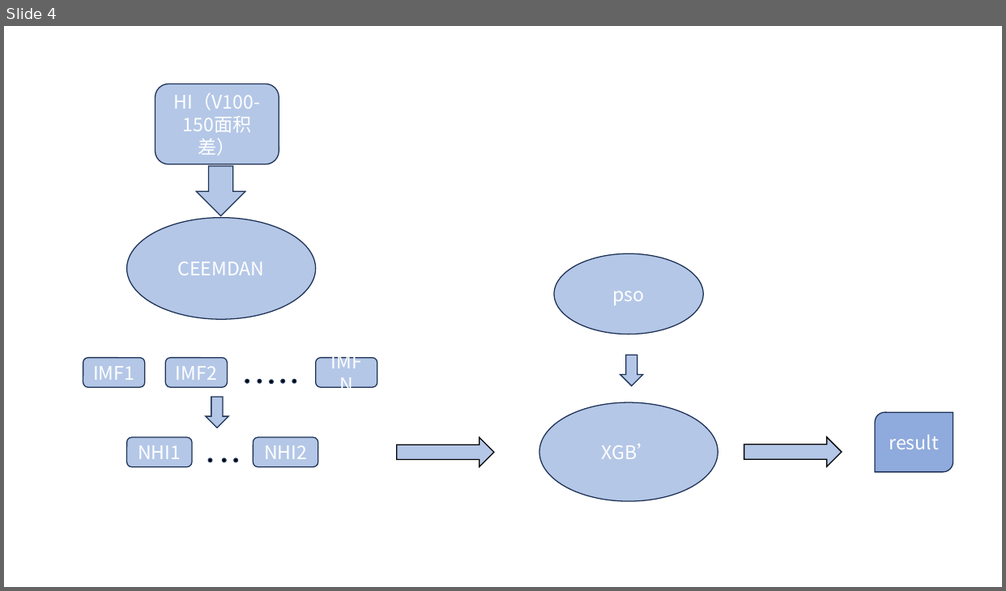
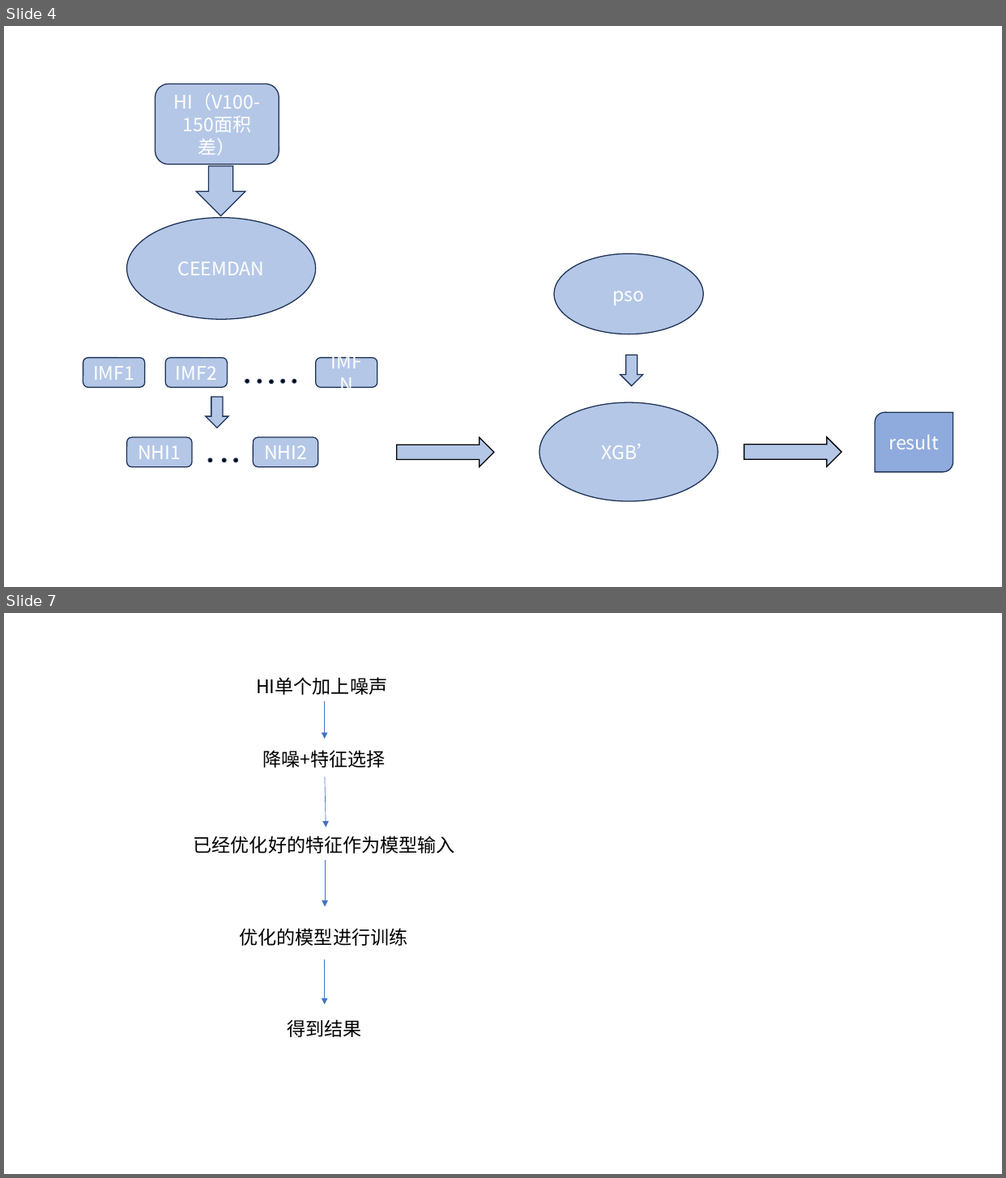
Before and after one commit to lucking666/sys, a slide deck: 卢老师论文汇报/pso优化算法.pptx. Shown one above the other, each under a label of ours: slide 4 before the commit, slides 4 and 7 after it; the slides between them are not shown. The pictures are 1006x591 and 1006x1178 pixels, drawn with LibreOffice and Linux fonts; fonts in the diff are those of the drawing. Boxes give left, top, right and bottom in pixels: in the first picture for what was removed or moved away, otherwise in the second. Text is boxed around its words. In the diff, an @@ line names an element or a change of style, - is before the commit and + after.

```diff
--- a/卢老师论文汇报/pso优化算法.pptx
+++ b/卢老师论文汇报/pso优化算法.pptx
@@ slide 7 added at (x1=4, y1=613, x2=1002, y2=1174), background #FFFFFF @@
@@ text added at (x1=256, y1=677, x2=387, y2=695), 18 pt, text #000000 @@
+HI单个加上噪声
@@ arrow added from (325, 701) to (325, 739), #4472C4 0.5 pt @@
@@ text added at (x1=262, y1=750, x2=385, y2=768), 18 pt, text #000000 @@
+降噪+特征选择
@@ arrow added from (325, 777) to (326, 827), #4472C4 0.5 pt @@
@@ text added at (x1=194, y1=836, x2=455, y2=854), 18 pt, text #000000 @@
+已经优化好的特征作为模型输入
@@ arrow added from (325, 860) to (325, 907), #4472C4 0.5 pt @@
@@ text added at (x1=240, y1=928, x2=408, y2=946), 18 pt, text #000000 @@
+优化的模型进行训练
@@ arrow added from (325, 960) to (325, 1004), #4472C4 0.5 pt @@
@@ text added at (x1=288, y1=1020, x2=362, y2=1037), 18 pt, text #000000 @@
+得到结果
```
Also in this commit, not shown: 1 slide changed, 2 other slides added, 3 slides removed, 6 other files.
